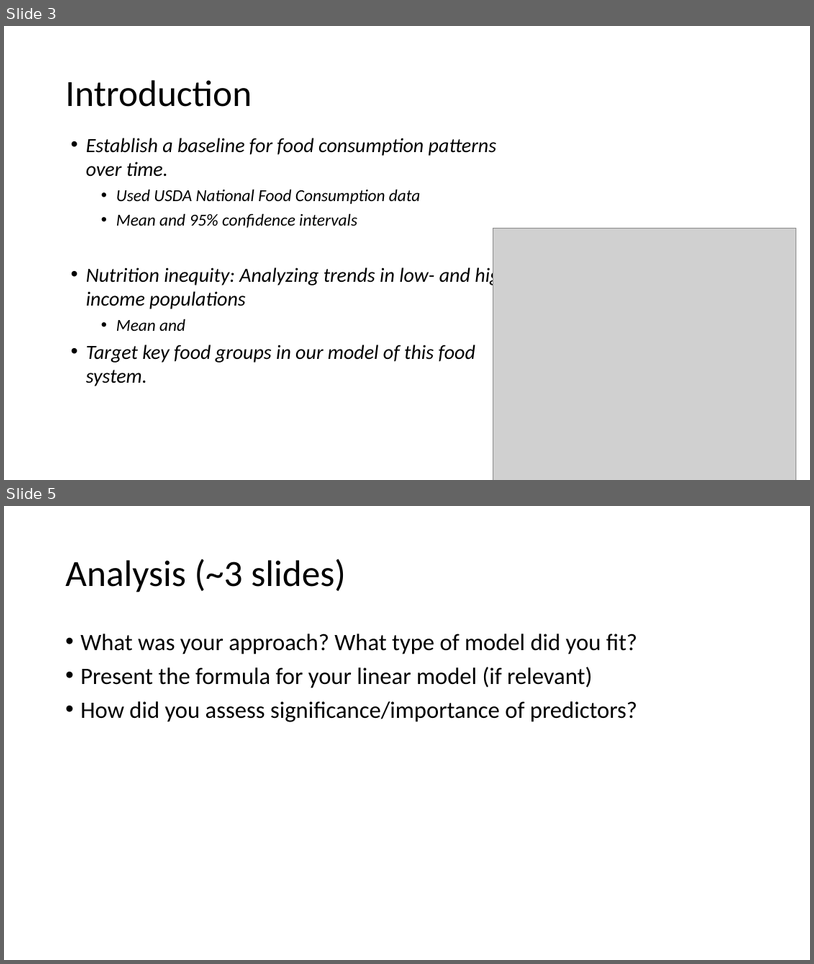
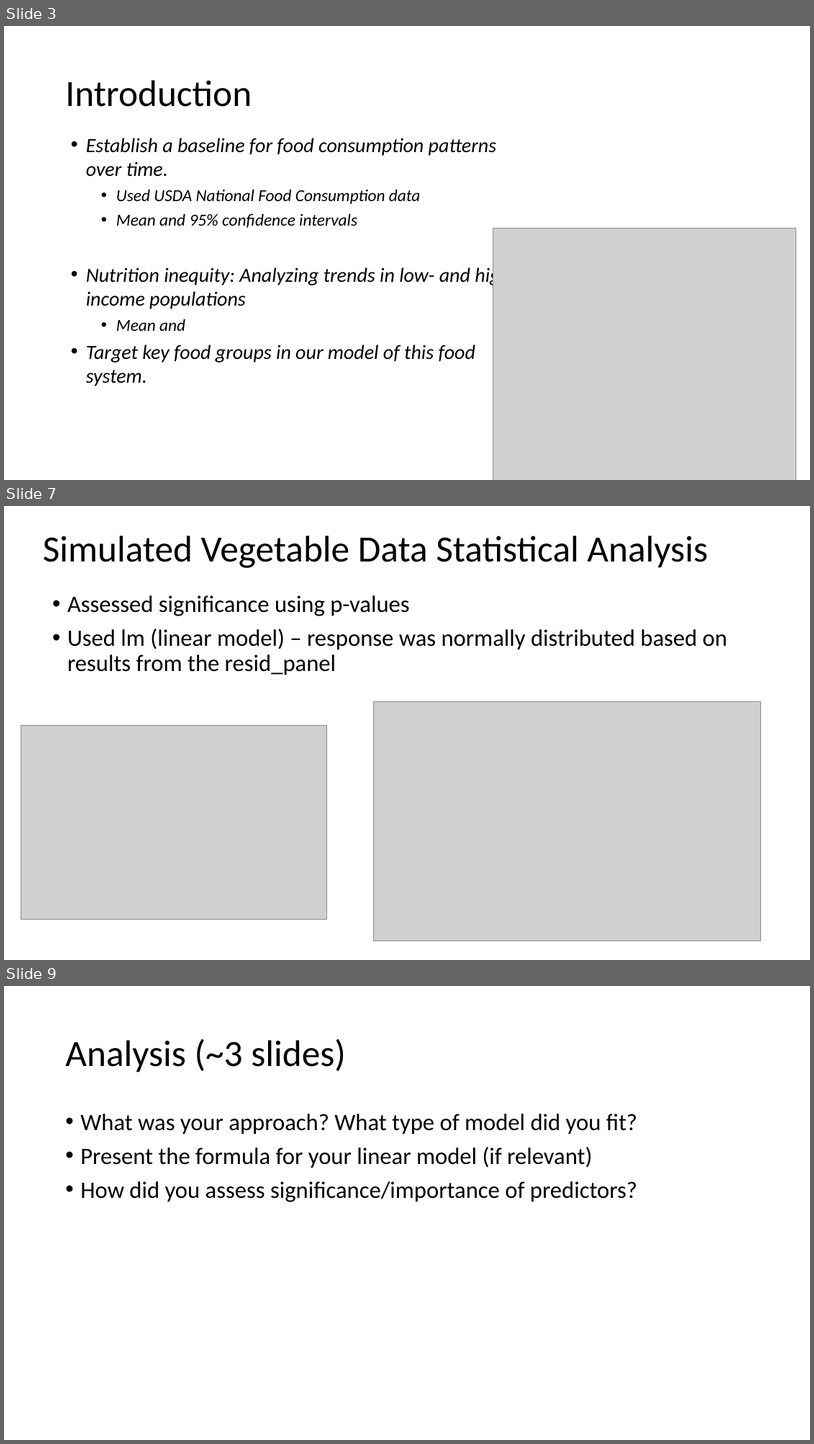
Before and after one commit to EEOB590A-Fall-2019/TiffanieRepository, a slide deck: docs/Stone_presentation_12-8-19.pptx. Shown one above the other, each under a label of ours: slides 3 and 5 before the commit, slides 3, 7 and 9 after it; the slides between them are not shown. The pictures are 814x964 and 814x1444 pixels, drawn with LibreOffice and Linux fonts; fonts in the diff are those of the drawing; grey boxes stand for pictures. Boxes give left, top, right and bottom in pixels: in the first picture for what was removed or moved away, otherwise in the second. Text is boxed around its words. In the diff, an @@ line names an element or a change of style, - is before the commit and + after.

Commit message:
Working on final project - analysis of simulation data and continuing to organize repository

```diff
--- a/docs/Stone_presentation_12-8-19.pptx
+++ b/docs/Stone_presentation_12-8-19.pptx
@@ slide 7 added at [4, 506, 810, 960], background #FFFFFF @@
@@ title added at [43, 536, 708, 568], 44 pt, text #000000 @@
+Simulated Vegetable Data Statistical Analysis
@@ text added at [67, 595, 728, 675], 28 pt, text #000000 @@
+• Assessed significance using p-values
+• Used lm (linear model) – response was normally distributed based on results from the resid_panel
@@ picture added at [373, 702, 761, 941] @@
@@ picture added at [21, 725, 327, 919] @@
@@ what was slide 5 is now slide 9 @@
```
Also in this commit, not shown: 1 slide changed, 4 other slides added, 9 other files.
